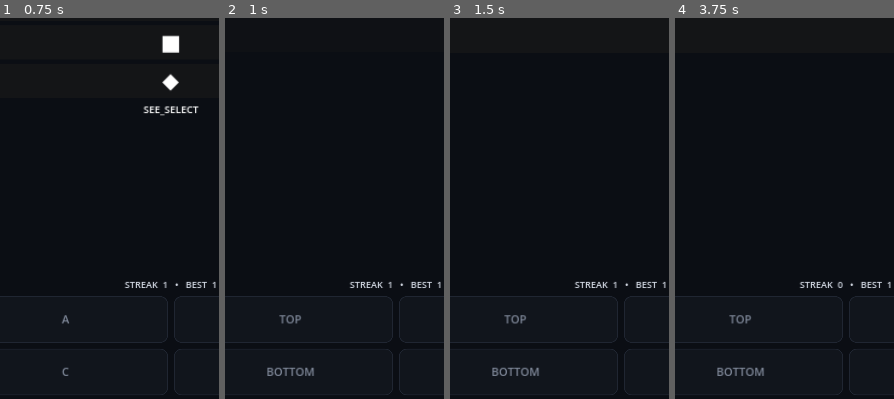
Above: before the commit, frames 1-4 (left to right).
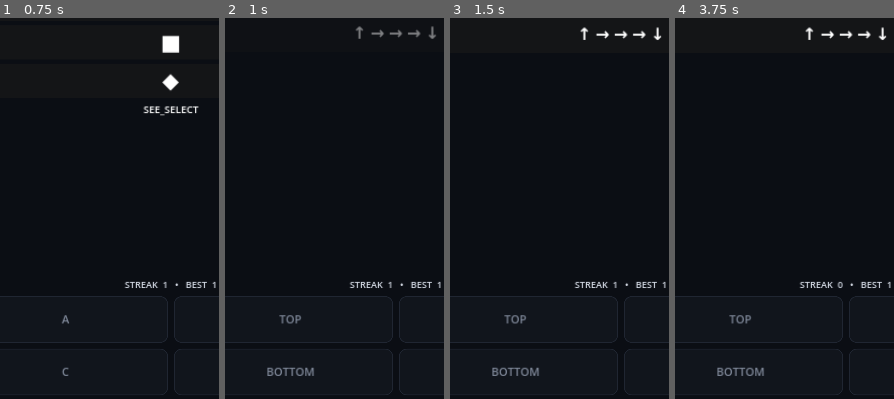
Above: after the commit, the same moments.

Repository: lukeniukrostyslav/rulebreak8
Game: Godot game, scene res://main.tscn
Two runs of this game, one before a commit and one after it. Both use one fixed random seed, a clock stepped at 60 frames per second and the inputs below.
Inputs:
- Up to frame 1 (0.75 s): click "A" at 0.5 s
- Up to frame 2 (1 s): no input
- Up to frame 3 (1.5 s): tap Enter at 1.25 s
- Up to frame 4 (3.75 s): tap Space at 2 s; click "TOP" at 2.75 s; tap Enter at 3.5 s
The pictures show only the part of the screen within x 10-60%, y 46-96%; the shares and areas given below are measured in that part.

Frame 1 is identical in both runs. In frame 2, 0.3% of the frame differs, in the area x 59-97%, y 2-6%; in frame 3, 0.3%; in frame 4, 0.3%.
Error before the commit: Invalid operands 'int' and 'Callable' in operator '%'. (res://scripts/core/challenge_view_v2.gd:223)

Commit message:
fix: use callable-safe array size in memory renderer

Diff:
--- a/scripts/core/challenge_view_v2.gd
+++ b/scripts/core/challenge_view_v2.gd
@@ -220,7 +220,7 @@
         "order_memory": return "1  →  2  →  3"
         "sequence": return "▲  →  ●  →  ■"
         "reverse_sequence": return "■  →  ●  →  ▲"
-        _: return MEM[abs(challenge_id.hash())%MEM.size]
+        _: return MEM[abs(challenge_id.hash())%MEM.size()]
 
 func _react(token:int)->void:
     _label("REACT_WAIT",30)
